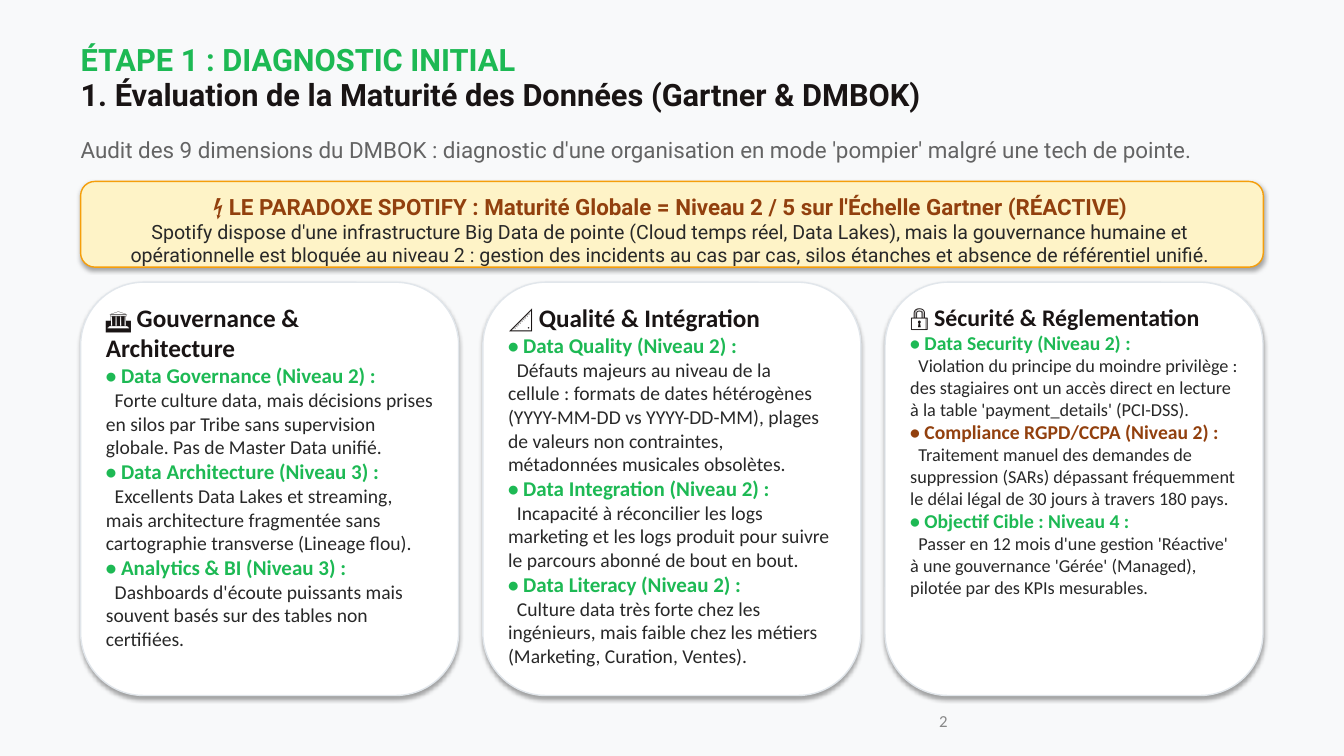
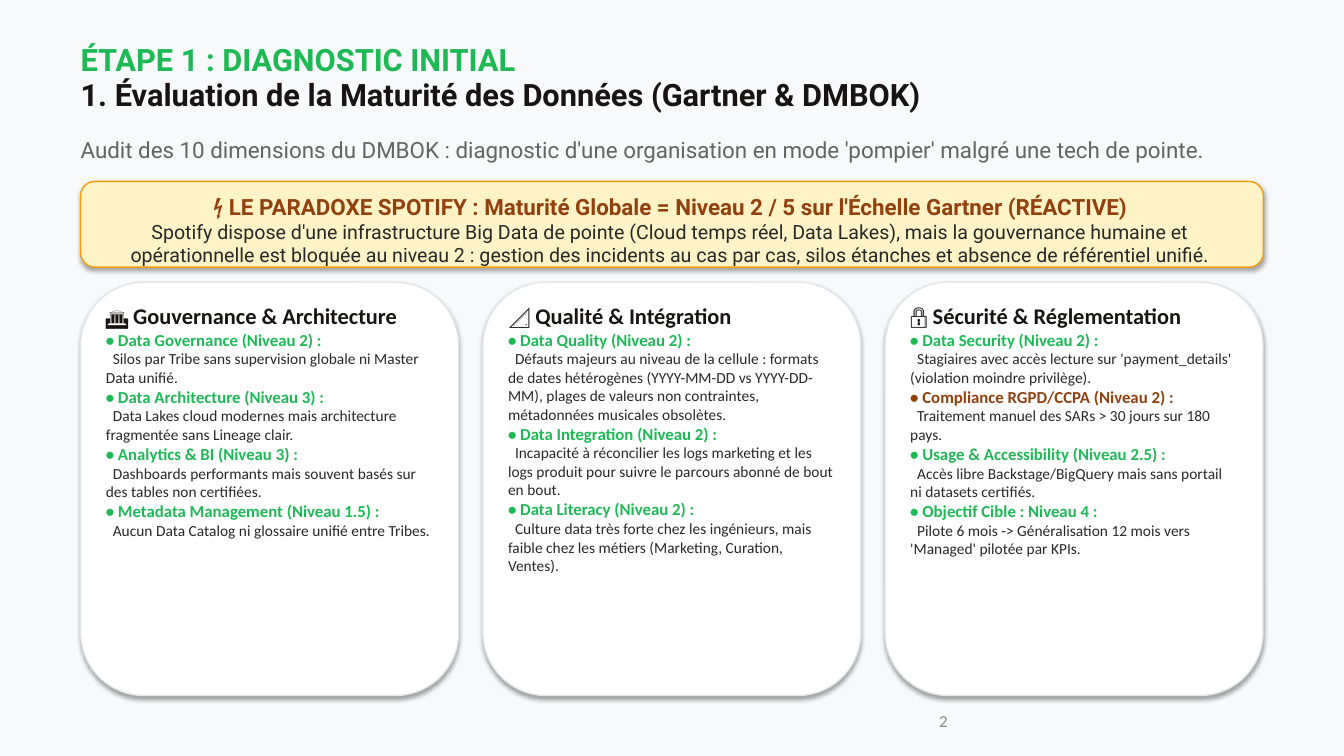
Before and after one commit to Elkristobal59/CERTIFICATION_AIA, a slide deck: slide 2 of 01_BLOC_1_GOUVERNANCE_SPOTIFY/LIVRABLES/04_Presentation_Executive_Gouvernance_Spotify.pptx. Drawn at 1344x756 pixels with LibreOffice and Linux fonts; fonts in the diff are those of the drawing. Boxes give left, top, right and bottom in pixels: in the first picture for what was removed or moved away, otherwise in the second. Text is boxed around its words. In the diff, an @@ line names an element or a change of style, - is before the commit and + after.

```diff
--- a/01_BLOC_1_GOUVERNANCE_SPOTIFY/LIVRABLES/04_Presentation_Executive_Gouvernance_Spotify.pptx
+++ b/01_BLOC_1_GOUVERNANCE_SPOTIFY/LIVRABLES/04_Presentation_Executive_Gouvernance_Spotify.pptx
@@ text at box(81, 141, 1203, 163): text changed @@
-Audit des 9 dimensions du DMBOK : diagnostic d'une organisation en mode 'pompier' malgré une tech de pointe.
+Audit des 10 dimensions du DMBOK : diagnostic d'une organisation en mode 'pompier' malgré une tech de pointe.
@@ text "📐 Qualité & Intégration" at box(508, 308, 832, 573): size 18 to 16 pt in "📐 Qualité & Intégration"; size 15 to 12 pt in "• Data Quality (Niveau 2) :", "• Data Integration (Niveau 2) :", "• Data Literacy (Niveau 2) :"; size 14 to 11 pt in "Défauts majeurs au niveau de la cellule ...", "Incapacité à réconcilier les logs marketing et ...", "Culture data très forte chez les ingénieurs, ..." @@
@@ text at box(118, 308, 397, 463): size 18 to 16 pt in "🏛️ Gouvernance & Architecture"; size 15 to 12 pt in "• Data Governance (Niveau 2) :", "• Data Architecture (Niveau 3) :", "• Analytics & BI (Niveau 3) :" @@
@@ text at box(922, 308, 1181, 520): size 17 to 16 pt in "🔒 Sécurité & Réglementation"; size 14 to 12 pt in "• Data Security (Niveau 2) :", "• Compliance RGPD/CCPA (Niveau 2) :", "• Objectif Cible : Niveau 4 :" @@
@@ text at box(106, 353, 418, 383): text changed; size 14 to 11 pt @@
-Forte culture data, mais décisions prises en silos par Tribe sans supervision globale. Pas de Master Data unifié.
+Silos par Tribe sans supervision globale ni Master Data unifié.
@@ text at box(910, 353, 1231, 386): text changed; size 13 to 11 pt @@
-Violation du principe du moindre privilège : des stagiaires ont un accès direct en lecture à la table 'payment_details' (PCI-DSS).
+Stagiaires avec accès lecture sur 'payment_details' (violation moindre privilège).
@@ text at box(106, 410, 397, 443): text changed; size 14 to 11 pt @@
-Excellents Data Lakes et streaming, mais architecture fragmentée sans cartographie transverse (Lineage flou).
+Data Lakes cloud modernes mais architecture fragmentée sans Lineage clair.
@@ text at box(910, 410, 1222, 497): text changed; size 13 to 11 pt @@
-Traitement manuel des demandes de suppression (SARs) dépassant fréquemment le délai légal de 30 jours à travers 180 pays.
+Traitement manuel des SARs > 30 jours sur 180 pays.
+• Usage & Accessibility (Niveau 2.5) :
+Accès libre Backstage/BigQuery mais sans portail ni datasets certifiés.
@@ text at box(106, 468, 430, 539): text changed; size 14 to 11 pt @@
-Dashboards d'écoute puissants mais souvent basés sur des tables non certifiées.
+Dashboards performants mais souvent basés sur des tables non certifiées.
+• Metadata Management (Niveau 1.5) :
+Aucun Data Catalog ni glossaire unifié entre Tribes.
@@ text at box(910, 525, 1190, 557): text changed; size 13 to 11 pt @@
-Passer en 12 mois d'une gestion 'Réactive' à une gouvernance 'Gérée' (Managed), pilotée par des KPIs mesurables.
+Pilote 6 mois -> Généralisation 12 mois vers 'Managed' pilotée par KPIs.
```
Also in this commit, not shown: 5 other slides changed, 22 other files.
